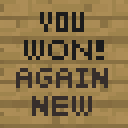
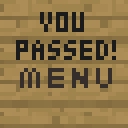
The second w=128, h=128 image is a revision of the first. Changes to its layers:
hid "图层 3 拷贝" over [16, 12, 112, 116]
added layer "图层 7" above "图层 6" over [20, 68, 112, 88]
added layer "图层 6" above "图层 5" over [16, 12, 116, 60]
